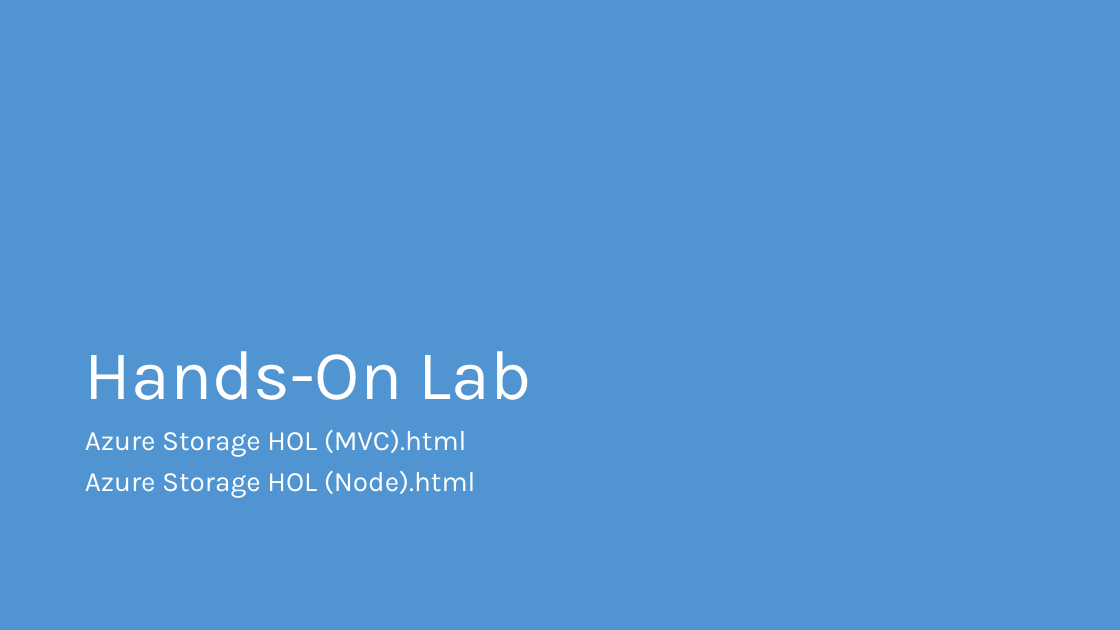
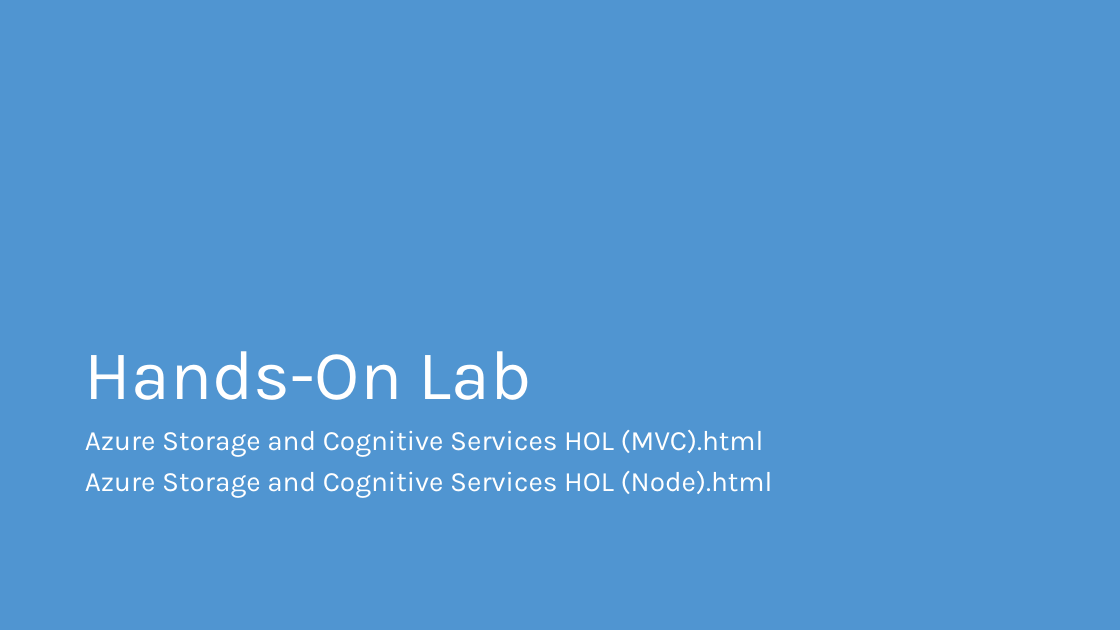
Before and after one commit to microsoft/AcademicContent, a slide deck: slide 23 of Workshop/Content/3. Storage/Azure Storage and Cognitive Services.pptx. Drawn at 1120x630 pixels with LibreOffice and Linux fonts; fonts in the diff are those of the drawing. Boxes give left, top, right and bottom in pixels: in the first picture for what was removed or moved away, otherwise in the second. Text is boxed around its words. In the diff, an @@ line names an element or a change of style, - is before the commit and + after.

Commit message:
Updated storage slides

```diff
--- a/Workshop/Content/3. Storage/Azure Storage and Cognitive Services.pptx
+++ b/Workshop/Content/3. Storage/Azure Storage and Cognitive Services.pptx
@@ text at (85,430,773,498): text changed @@
-Azure Storage HOL (MVC).html
-Azure Storage HOL (Node).html
+Azure Storage and Cognitive Services HOL (MVC).html
+Azure Storage and Cognitive Services HOL (Node).html
```
